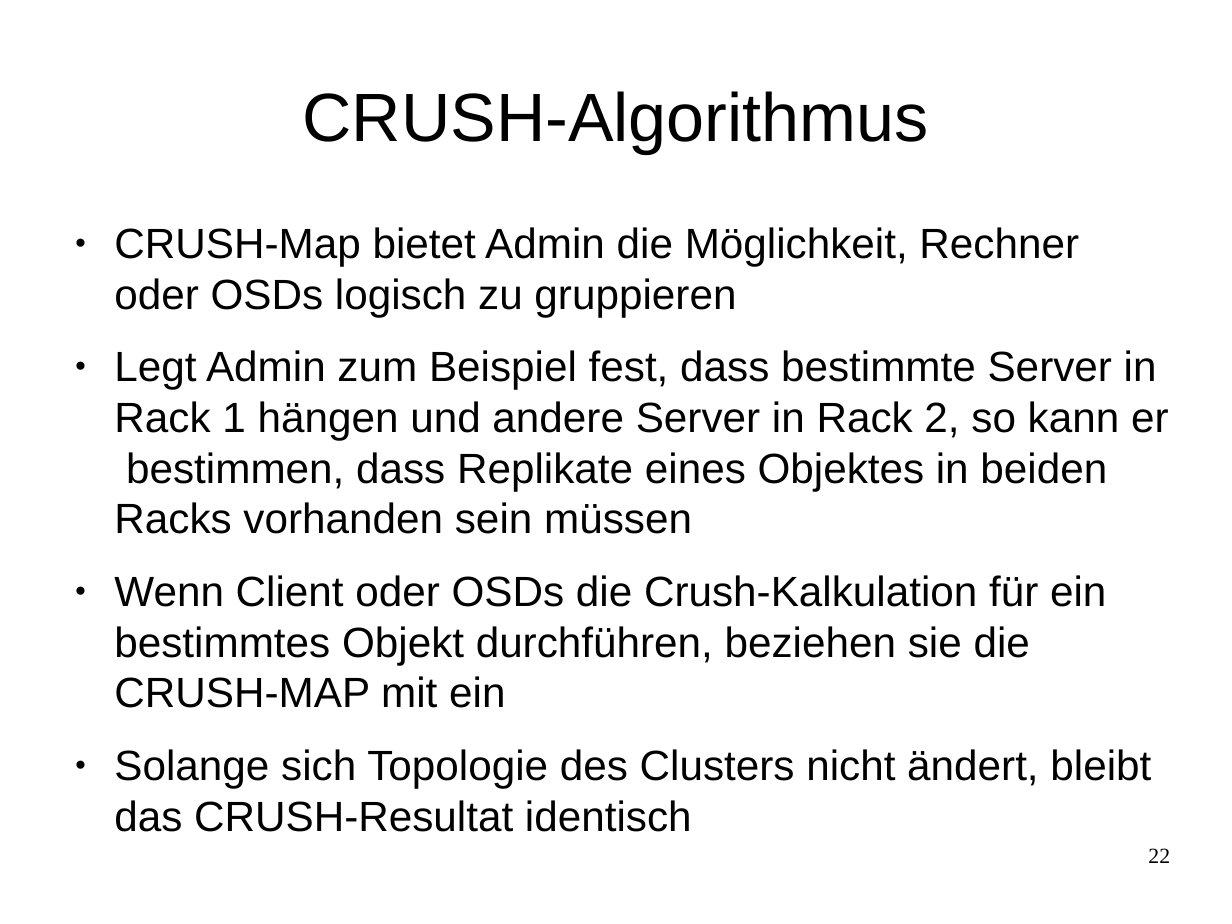
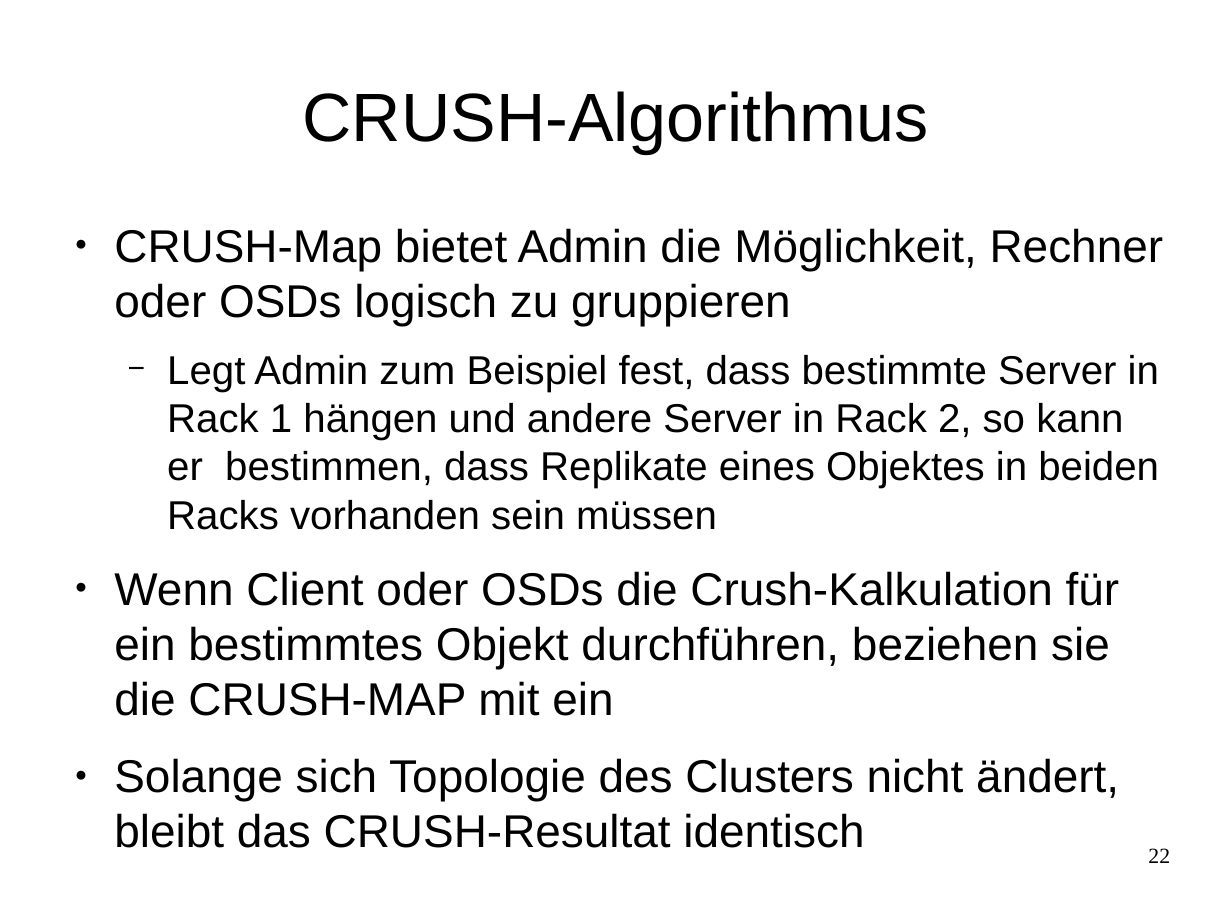
Before and after one commit to celentanos/inora, a slide deck: slide 22 of inora_vortrag_M.odp. Drawn at 1232x924 pixels with LibreOffice and Linux fonts; fonts in the diff are those of the drawing. Boxes give left, top, right and bottom in pixels: in the first picture for what was removed or moved away, otherwise in the second. Text is boxed around its words. In the diff, an @@ line names an element or a change of style, - is before the commit and + after.

```diff
--- a/inora_vortrag_M.odp
+++ b/inora_vortrag_M.odp
@@ text "CRUSH-Map bietet Admin die Möglichkeit, ..." at [114, 228, 1164, 848]: size 27.2 to 29.6 pt in "CRUSH-Map bietet Admin die Möglichkeit, Rechner oder ...", "Wenn Client oder OSDs die Crush-Kalkulation für ...", "Solange sich Topologie des Clusters nicht ändert, ..."; size 27.2 to 25.9 pt in "Legt Admin zum Beispiel fest, dass bestimmte ..."; bullet ● to −; list level 1 to 2 in "Legt Admin zum Beispiel fest, ..." @@
```
Also in this commit, not shown: 6 other slides changed, 2 other files.
